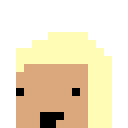
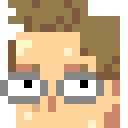
Comparing the layer stacks of the two 128x128 images. Changes:
added layer "Layer 4" above "Layer 3" over [0, 0, 120, 128]
